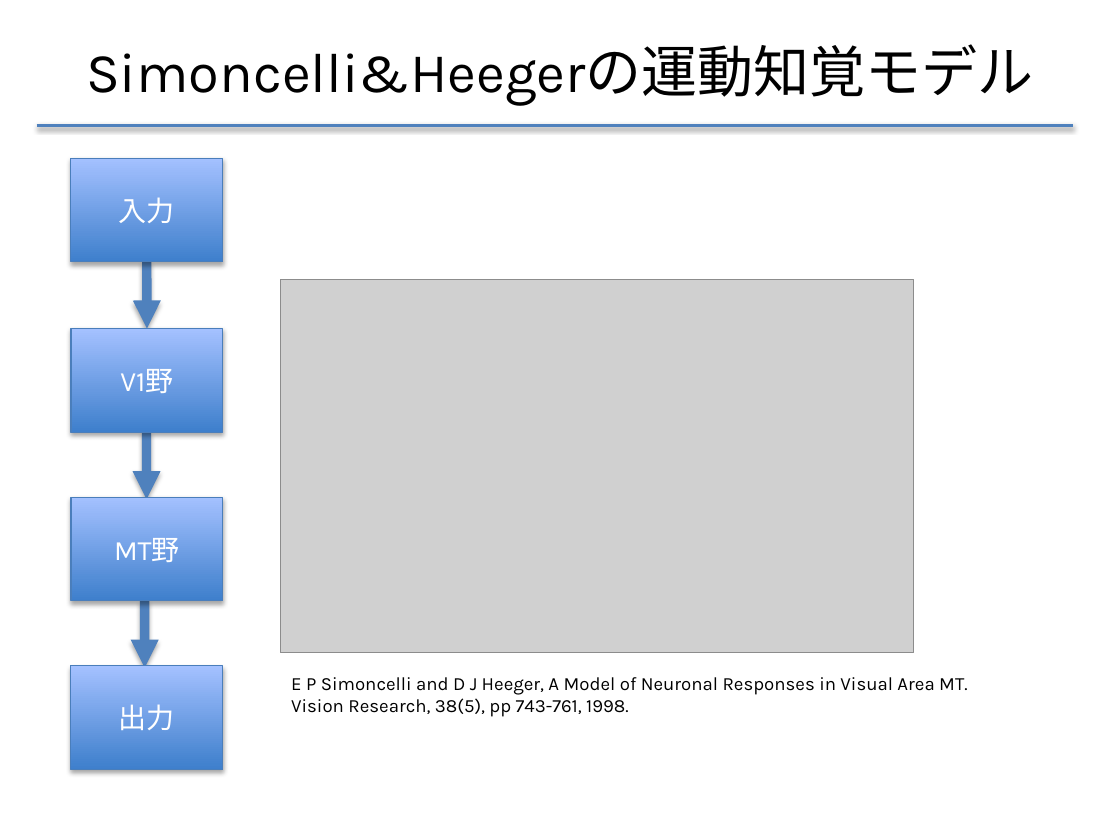
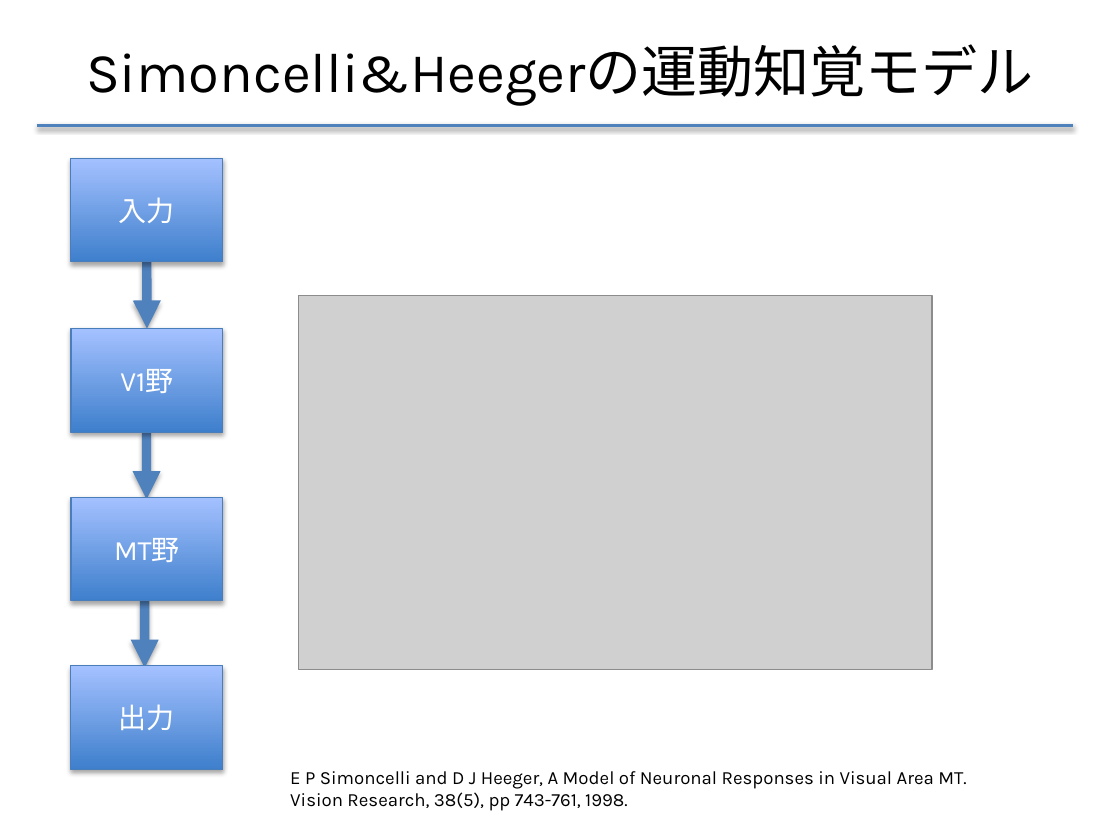
Before and after one commit to f-akazawa/akaz_uecdevelop, a slide deck: slide 6 of doc/中間発表資料.pptx. Drawn at 1120x840 pixels with LibreOffice and Linux fonts; fonts in the diff are those of the drawing; grey boxes stand for pictures. Boxes give left, top, right and bottom in pixels: in the first picture for what was removed or moved away, otherwise in the second. Text is boxed around its words. In the diff, an @@ line names an element or a change of style, - is before the commit and + after.

```diff
--- a/doc/中間発表資料.pptx
+++ b/doc/中間発表資料.pptx
@@ rectangle added at bbox=[674, 204, 1052, 711], fill #FFFFFF @@
@@ picture: place and size @@
-picture at bbox=[280, 279, 914, 652]
+picture at bbox=[298, 296, 932, 669]
@@ picture added at bbox=[298, 296, 932, 670] @@
@@ text "E P Simoncelli and D ...": place and size @@
-text "E P Simoncelli and D ..." at bbox=[291, 677, 967, 717]
+text "E P Simoncelli and D ..." at bbox=[290, 771, 966, 811]
```
Also in this commit, not shown: 5 other slides changed, 1 slide removed.
